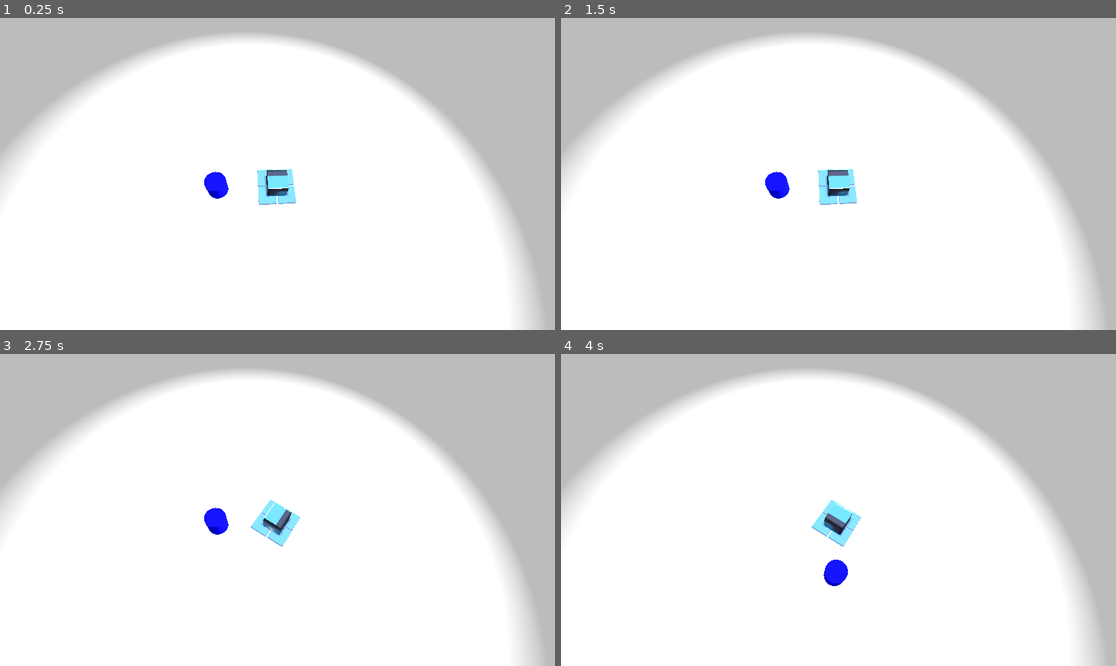
Above: before the commit, frames 1-4 (two rows, left to right).
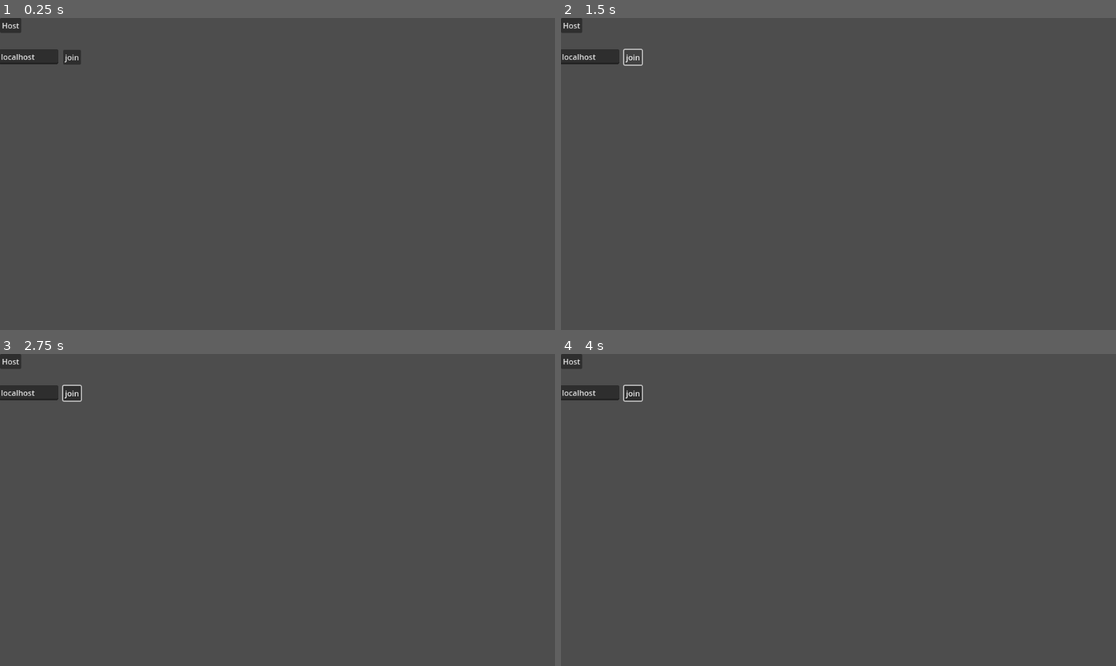
Above: after the commit, the same moments.

Repository: HedgeLizards/major
Game: Godot game, scene res://scenes/multiplayer.tscn
Same seed, same stepped clock (60 frames per second), same inputs: the game is played once before the commit and once after it. Before the commit the project starts from res://scenes/world.tscn. The engine's default icon, where the game draws it, is replaced by a stand-in: a white triangle on a blue panel in a dark square.
Inputs (mouse positions are in pixels of both pictures, inside the frame that each line leads up to):
- Up to frame 1 (0.25 s): no input
- Up to frame 2 (1.5 s): click (572, 24) at 0.5 s, where only the run after the commit has a clickable "Host"; click (633, 58) at 1.25 s, where only the run after the commit has a clickable "join"
- Up to frame 3 (2.75 s): move the mouse to (399, 494) at 2.02 s; hold D (right) from 2.03 s (still down)
- Up to frame 4 (4 s): move the mouse to (727, 525) at 2.77 s; release D (right) at 2.78 s; hold S (backward) 2.78-3.53 s; move the mouse to (894, 441) at 3.52 s; hold D (right) from 3.53 s (still down)

The runs differ from the first frame. In frame 1, 100% of the frame differs, in the area x 0-100%, y 0-100%; in frame 2, 100%; in frame 3, 100%; in frame 4, 100%.

Commit message:
made multiplayer work (sort of)

Diff:
--- a/code/Vehicle.gd
+++ b/code/Vehicle.gd
@@ -5,6 +5,14 @@
 var rotation_speed := 1.0 * PI
 
 @onready var camera = $Camera3D
+@onready var input := $PlayerInput
+
+# Set by the authority, synchronized on spawn.
+@export var player := 1 :
+	set(id):
+		player = id
+		# Give authority over the player input to the appropriate peer.
+		$PlayerInput.set_multiplayer_authority(id)
 
 func _unhandled_input(event):
 	if !event is InputEventMouseMotion:
@@ -41,7 +49,7 @@
 
 
 func _physics_process(delta: float):
-	var inp := Input.get_vector("right", "left", "forward", "backward")
+	var inp: Vector2 = input.inp
 	var rot := rotation_speed * inp.x * delta
 	var speed := forward_speed * inp.y * delta
 	$Body.rotation.y += rot
--- /dev/null
+++ b/code/multiplayer.gd
@@ -0,0 +1,57 @@
+extends Node
+
+const PORT := 12023
+
+const world_scene: PackedScene = preload("res://scenes/world.tscn")
+
+# Called when the node enters the scene tree for the first time.
+func _ready():
+	multiplayer.server_relay = false
+	if DisplayServer.get_name() == "headless":
+		print("Automatically starting dedicated server.")
+		_on_host_button_pressed.call_deferred()
+
+
+
+func _on_host_button_pressed():
+	print("host pressed")
+	var peer: MultiplayerPeer = ENetMultiplayerPeer.new()
+	peer.create_server(PORT)
+	if peer.get_connection_status() == MultiplayerPeer.CONNECTION_DISCONNECTED:
+		OS.alert("Failed to start multiplayer server.")
+		return
+	multiplayer.multiplayer_peer = peer
+	start_game()
+
+
+func _on_join_button_pressed():
+	var address: String = %AddressField.text
+
+	if address == "":
+		OS.alert("Need a remote to connect to.")
+		return
+	var peer: MultiplayerPeer = ENetMultiplayerPeer.new()
+	peer.create_client(address, PORT)
+	if peer.get_connection_status() == MultiplayerPeer.CONNECTION_DISCONNECTED:
+		OS.alert("Failed to start multiplayer client.")
+		return
+	multiplayer.multiplayer_peer = peer
+	start_game()
+
+func start_game():
+	print("starting game")
+	$UI.hide()
+#	var world := world_scene.instantiate()
+#	add_child(world, true)
+	if multiplayer.is_server():
+		change_level.call_deferred(load("res://scenes/world.tscn"))
+
+# Call this function deferred and only on the main authority (server).
+func change_level(scene: PackedScene):
+	# Remove old level if any.
+	var level = $World
+	for c in level.get_children():
+		level.remove_child(c)
+		c.queue_free()
+	# Add new level.
+	level.add_child(scene.instantiate())
--- /dev/null
+++ b/code/playerinput.gd
@@ -0,0 +1,15 @@
+extends MultiplayerSynchronizer
+
+
+@export var inp := Vector2(0, 0)
+
+func _ready():
+	# Only process for the local player.
+	set_process(get_multiplayer_authority() == multiplayer.get_unique_id())
+
+
+# Called every frame. 'delta' is the elapsed time since the previous frame.
+func _process(delta):
+	inp = Input.get_vector("right", "left", "forward", "backward")
+#	if inp != Vector2(0, 0):
+#		print(inp)
--- /dev/null
+++ b/code/world.gd
@@ -0,0 +1,43 @@
+extends Node3D
+
+const SPAWN_RANDOM := 5.0
+
+func _ready():
+	# We only need to spawn players on the server.
+	if not multiplayer.is_server():
+		return
+
+	multiplayer.peer_connected.connect(add_player)
+	multiplayer.peer_disconnected.connect(del_player)
+
+	# Spawn already connected players.
+	for id in multiplayer.get_peers():
+		add_player(id)
+
+	# Spawn the local player unless this is a dedicated server export.
+	if not OS.has_feature("dedicated_server"):
+		add_player(1)
+
+
+func _exit_tree():
+	if not multiplayer.is_server():
+		return
+	multiplayer.peer_connected.disconnect(add_player)
+	multiplayer.peer_disconnected.disconnect(del_player)
+
+
+func add_player(id: int):
+	var character = preload("res://scenes/vehicle.tscn").instantiate()
+	# Set player id.
+	character.player = id
+	# Randomize character position.
+	var pos := Vector2.from_angle(randf() * 2 * PI)
+	character.position = Vector3(pos.x * SPAWN_RANDOM * randf(), 0, pos.y * SPAWN_RANDOM * randf())
+	character.name = str(id)
+	$Players.add_child(character, true)
+
+
+func del_player(id: int):
+	if not $Players.has_node(str(id)):
+		return
+	$Players.get_node(str(id)).queue_free()
--- a/project.godot
+++ b/project.godot
@@ -11,7 +11,7 @@
 [application]
 
 config/name="Major"
-run/main_scene="res://scenes/world.tscn"
+run/main_scene="res://scenes/multiplayer.tscn"
 config/features=PackedStringArray("4.1", "GL Compatibility")
 config/icon="res://icon.svg"
 
--- /dev/null
+++ b/scenes/multiplayer.tscn
@@ -0,0 +1,45 @@
+[gd_scene load_steps=2 format=3 uid="uid://d2vsgksivpxba"]
+
+[ext_resource type="Script" path="res://code/multiplayer.gd" id="1_wf8mf"]
+
+[node name="Multiplayer" type="Node"]
+script = ExtResource("1_wf8mf")
+
+[node name="UI" type="Control" parent="."]
+layout_mode = 3
+anchors_preset = 0
+offset_right = 40.0
+offset_bottom = 40.0
+
+[node name="HostButton" type="Button" parent="UI"]
+layout_mode = 0
+offset_right = 44.0
+offset_bottom = 31.0
+text = "Host"
+
+[node name="JoinButton" type="Button" parent="UI"]
+layout_mode = 0
+offset_left = 131.0
+offset_top = 66.0
+offset_right = 168.0
+offset_bottom = 97.0
+text = "join"
+
+[node name="AddressField" type="LineEdit" parent="UI"]
+unique_name_in_owner = true
+layout_mode = 0
+offset_left = -2.0
+offset_top = 65.0
+offset_right = 121.0
+offset_bottom = 96.0
+text = "localhost"
+
+[node name="World" type="Node" parent="."]
+
+[node name="MultiplayerSpawner" type="MultiplayerSpawner" parent="."]
+_spawnable_scenes = PackedStringArray("res://scenes/world.tscn")
+spawn_path = NodePath("../World")
+spawn_limit = 1
+
+[connection signal="pressed" from="UI/HostButton" to="." method="_on_host_button_pressed"]
+[connection signal="pressed" from="UI/JoinButton" to="." method="_on_join_button_pressed"]
--- a/scenes/vehicle.tscn
+++ b/scenes/vehicle.tscn
@@ -1,7 +1,8 @@
-[gd_scene load_steps=10 format=3 uid="uid://dukdcih3ch01f"]
+[gd_scene load_steps=13 format=3 uid="uid://dukdcih3ch01f"]
 
 [ext_resource type="Texture2D" uid="uid://0sr0a0kr4dta" path="res://icon.svg" id="1_fsdsb"]
 [ext_resource type="Script" path="res://code/Vehicle.gd" id="2_ewdcd"]
+[ext_resource type="Script" path="res://code/playerinput.gd" id="3_8kft6"]
 
 [sub_resource type="BoxMesh" id="BoxMesh_jw625"]
 
@@ -26,6 +27,26 @@
 [sub_resource type="StandardMaterial3D" id="StandardMaterial3D_044sg"]
 transparency = 1
 albedo_color = Color(0, 0.501961, 1, 0.501961)
+
+[sub_resource type="SceneReplicationConfig" id="SceneReplicationConfig_34npo"]
+properties/0/path = NodePath(".:position")
+properties/0/spawn = true
+properties/0/sync = true
+properties/0/watch = true
+properties/1/path = NodePath("Body:rotation")
+properties/1/spawn = true
+properties/1/sync = true
+properties/1/watch = true
+properties/2/path = NodePath(".:player")
+properties/2/spawn = true
+properties/2/sync = false
+properties/2/watch = false
+
+[sub_resource type="SceneReplicationConfig" id="SceneReplicationConfig_db0ja"]
+properties/0/path = NodePath("PlayerInput:inp")
+properties/0/spawn = false
+properties/0/sync = true
+properties/0/watch = false
 
 [node name="Vehicle" type="Node3D"]
 script = ExtResource("2_ewdcd")
@@ -69,3 +90,10 @@
 shadow_enabled = true
 omni_range = 15.0
 omni_attenuation = 0.120742
+
+[node name="MultiplayerSynchronizer" type="MultiplayerSynchronizer" parent="."]
+replication_config = SubResource("SceneReplicationConfig_34npo")
+
+[node name="PlayerInput" type="MultiplayerSynchronizer" parent="."]
+replication_config = SubResource("SceneReplicationConfig_db0ja")
+script = ExtResource("3_8kft6")
--- a/scenes/world.tscn
+++ b/scenes/world.tscn
@@ -1,6 +1,6 @@
 [gd_scene load_steps=7 format=3 uid="uid://2irnh6o5hk08"]
 
-[ext_resource type="PackedScene" uid="uid://dukdcih3ch01f" path="res://scenes/vehicle.tscn" id="1_y0lji"]
+[ext_resource type="Script" path="res://code/world.gd" id="1_kh57m"]
 
 [sub_resource type="Environment" id="Environment_jg4cu"]
 ambient_light_source = 2
@@ -18,18 +18,24 @@
 [sub_resource type="CylinderMesh" id="CylinderMesh_pcac1"]
 
 [node name="World" type="Node3D"]
+script = ExtResource("1_kh57m")
 
 [node name="WorldEnvironment" type="WorldEnvironment" parent="."]
 environment = SubResource("Environment_jg4cu")
 
 [node name="Floor" type="MeshInstance3D" parent="."]
 mesh = SubResource("PlaneMesh_l287f")
-skeleton = NodePath("../Vehicle")
+skeleton = NodePath("")
 surface_material_override/0 = SubResource("StandardMaterial3D_leg26")
-
-[node name="Vehicle" parent="." instance=ExtResource("1_y0lji")]
 
 [node name="MeshInstance3D" type="MeshInstance3D" parent="."]
 transform = Transform3D(1, 0, 0, 0, 1, 0, 0, 0, 1, -2.98669, 0, 0)
 material_override = SubResource("StandardMaterial3D_sdyhi")
 mesh = SubResource("CylinderMesh_pcac1")
+
+[node name="Players" type="Node3D" parent="."]
+
+[node name="MultiplayerSpawner" type="MultiplayerSpawner" parent="."]
+_spawnable_scenes = PackedStringArray("res://scenes/vehicle.tscn")
+spawn_path = NodePath("../Players")
+spawn_limit = 4
